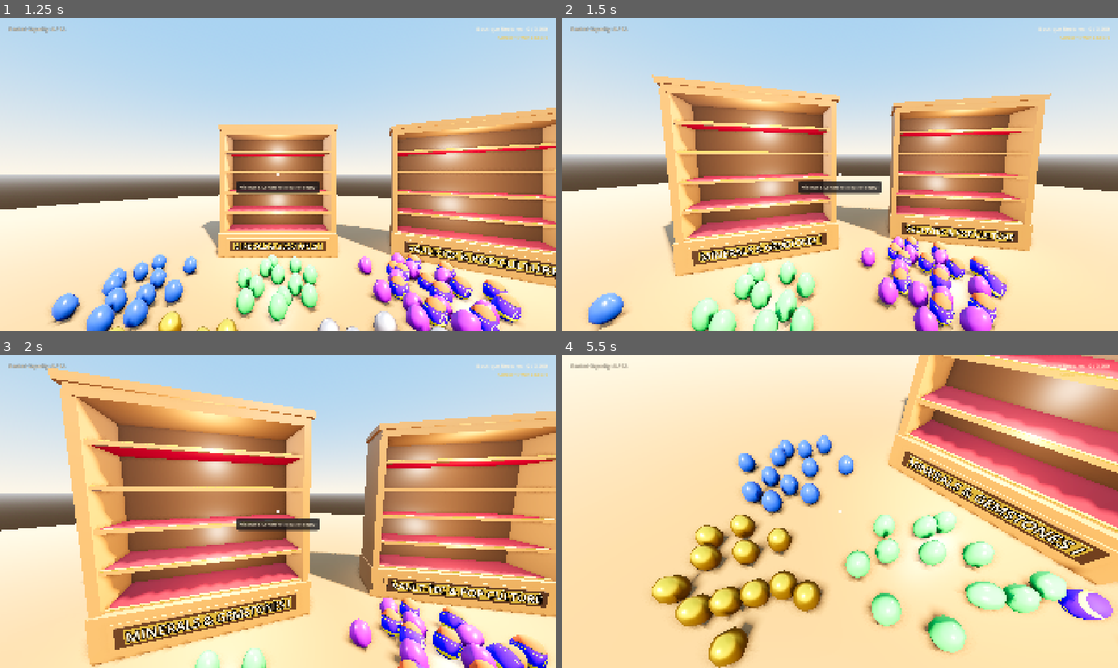
Above: before the commit, frames 1-4 (two rows, left to right).
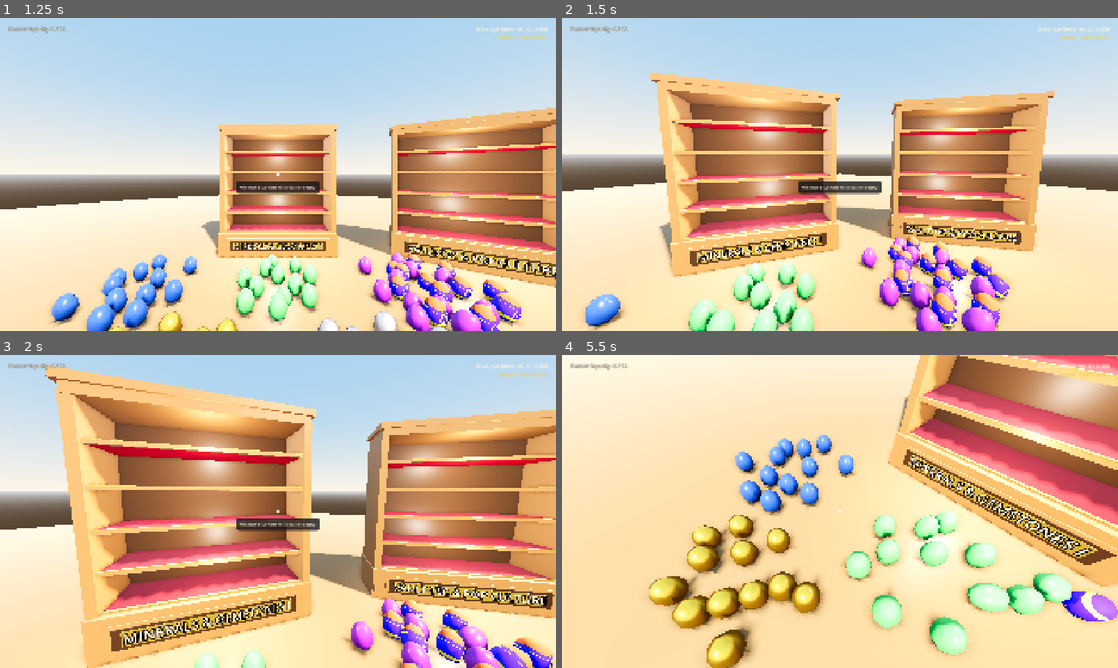
Above: after the commit, the same moments.

Repository: JS-Marinn/the-grand-eggsposition
Game: Godot game, scene res://scenes/ui/main_menu.tscn
Two runs of this game, one before a commit and one after it. Both use one fixed random seed, a clock stepped at 60 frames per second and the inputs below.
Inputs (mouse positions are in pixels of both pictures, inside the frame that each line leads up to):
- Up to frame 1 (1.25 s): click "Play Boutique" at 0.5 s
- Up to frame 2 (1.5 s): tap Enter at 1.25 s; move the mouse to (867, 174) at 1.27 s; hold W (move_forward) from 1.28 s (still down); hold Shift (sprint) from 1.28 s (still down); click (867, 174) at 1.42 s
- Up to frame 3 (2 s): keep holding W (move_forward); keep holding Shift (sprint); tap Space at 1.52, 1.82 s
- Up to frame 4 (5.5 s): move the mouse to (812, 511) at 2.02 s; release Shift (sprint) at 2.03 s; click (812, 511) at 2.1 s; tap Space at 2.27, 2.57, 4.52, 4.82, 5.27 s; tap Shift (sprint) at 2.3, 3.05, 4.55 s; move the mouse to (851, 505) at 2.77 s; hold Tab (open_journal) 2.78-3.5 s; release W (move_forward) at 3.5 s; click "✕" at 3.5 s; move the mouse to (834, 517) at 4.27 s; hold W (move_forward) from 4.28 s (still down); tap Q (resonance_chime) at 4.35 s; click (834, 517) at 4.42 s; move the mouse to (878, 514) at 5.02 s; hold Shift (sprint) from 5.03 s (still down)

Frame 1 is identical in both runs. In frame 2, 9.6% of the frame differs, in the area x 2-98%, y 17-100%; in frame 3, 14%; in frame 4, 14%, in the area x 15-100%, y 0-100%.

Commit message:
tune(player): soften walking head bob and strafe roll to ultra-light float

Diff:
--- a/scripts/player/player_controller.gd
+++ b/scripts/player/player_controller.gd
@@ -162,37 +162,37 @@
 	if camera:
 		camera.rotation.x = camera_pitch
 
-## Subtle, organic camera kinematics: gentle strafe lean, dynamic FOV, and natural walking head bob
+## Subtle, organic camera kinematics: ultra-light strafe lean, dynamic FOV, and whisper-light walking float
 func _handle_camera_dynamics(delta: float) -> void:
 	if not camera:
 		return
 
-	# 1. Subtle camera roll / strafe lean (1.0 degree)
+	# 1. Very subtle strafe lean (0.4 degree)
 	var input_dir: Vector2 = Input.get_vector("move_left", "move_right", "move_forward", "move_backward")
-	var target_roll: float = -input_dir.x * deg_to_rad(1.0)
-	camera.rotation.z = lerpf(camera.rotation.z, target_roll, delta * 8.0)
+	var target_roll: float = -input_dir.x * deg_to_rad(0.4)
+	camera.rotation.z = lerpf(camera.rotation.z, target_roll, delta * 6.0)
 
 	# 2. Dynamic FOV based on movement speed
 	var sm = get_node_or_null("/root/SettingsManager")
 	var base_fov: float = sm.fov if (sm and "fov" in sm) else 75.0
 	var target_fov: float = base_fov
 	if is_dashing:
-		target_fov += 8.0
+		target_fov += 6.0
 	elif Input.is_action_pressed("sprint") and input_dir != Vector2.ZERO:
-		target_fov += 3.5
-	camera.fov = lerpf(camera.fov, target_fov, delta * 7.0)
-
-	# 3. Organic walking head-bob
+		target_fov += 2.5
+	camera.fov = lerpf(camera.fov, target_fov, delta * 6.0)
+
+	# 3. Ultra-light, whisper-soft walking float (~4mm vertical, ~1.5mm horizontal)
 	var horizontal_speed: float = Vector2(velocity.x, velocity.z).length()
-	if is_on_floor() and horizontal_speed > 0.4:
-		var bob_rate: float = 10.0 if Input.is_action_pressed("sprint") else 7.2
+	var is_moving: bool = is_on_floor() and horizontal_speed > 0.3
+	if is_moving:
+		var bob_rate: float = 8.5 if Input.is_action_pressed("sprint") else 6.0
 		_bob_phase += delta * bob_rate
-		var bob_y: float = sin(_bob_phase) * 0.018
-		var bob_x: float = cos(_bob_phase * 0.5) * 0.009
-		camera.position.y = lerpf(camera.position.y, _base_cam_y + bob_y, delta * 12.0)
-		camera.position.x = lerpf(camera.position.x, bob_x, delta * 12.0)
+		var bob_y: float = sin(_bob_phase) * 0.004
+		var bob_x: float = cos(_bob_phase * 0.5) * 0.0015
+		camera.position.y = lerpf(camera.position.y, _base_cam_y + bob_y, delta * 8.0)
+		camera.position.x = lerpf(camera.position.x, bob_x, delta * 8.0)
 	else:
-		_bob_phase = 0.0
 		camera.position.y = lerpf(camera.position.y, _base_cam_y, delta * 8.0)
 		camera.position.x = lerpf(camera.position.x, 0.0, delta * 8.0)
 
